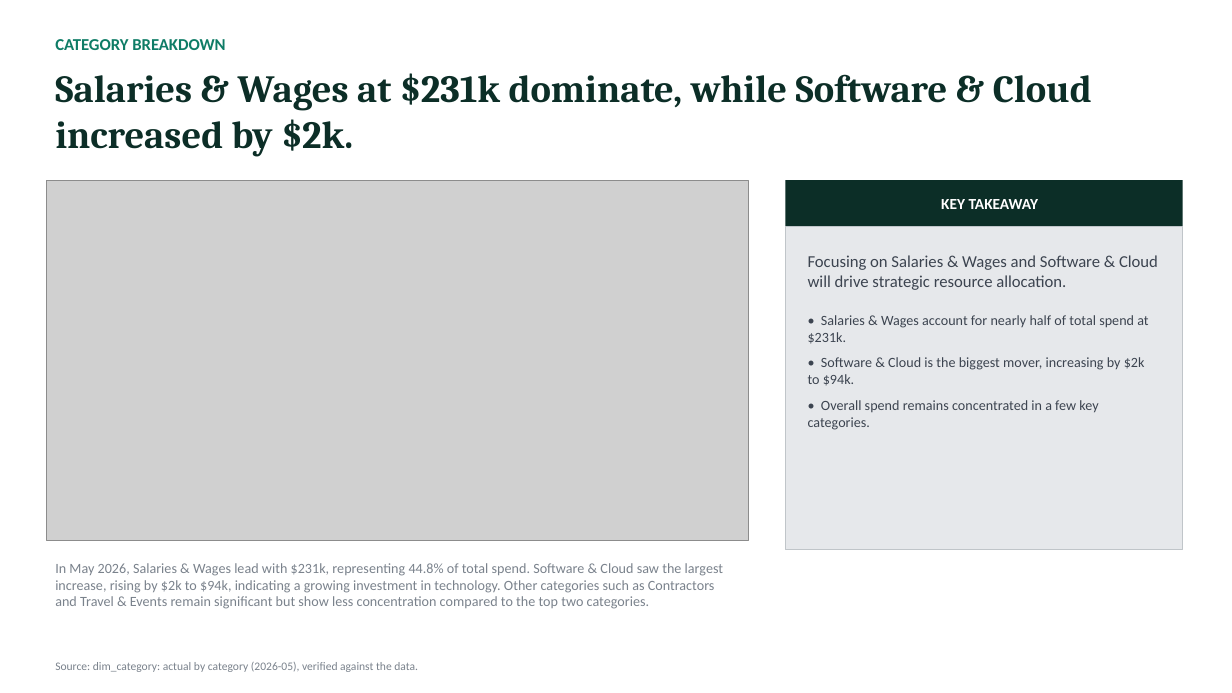
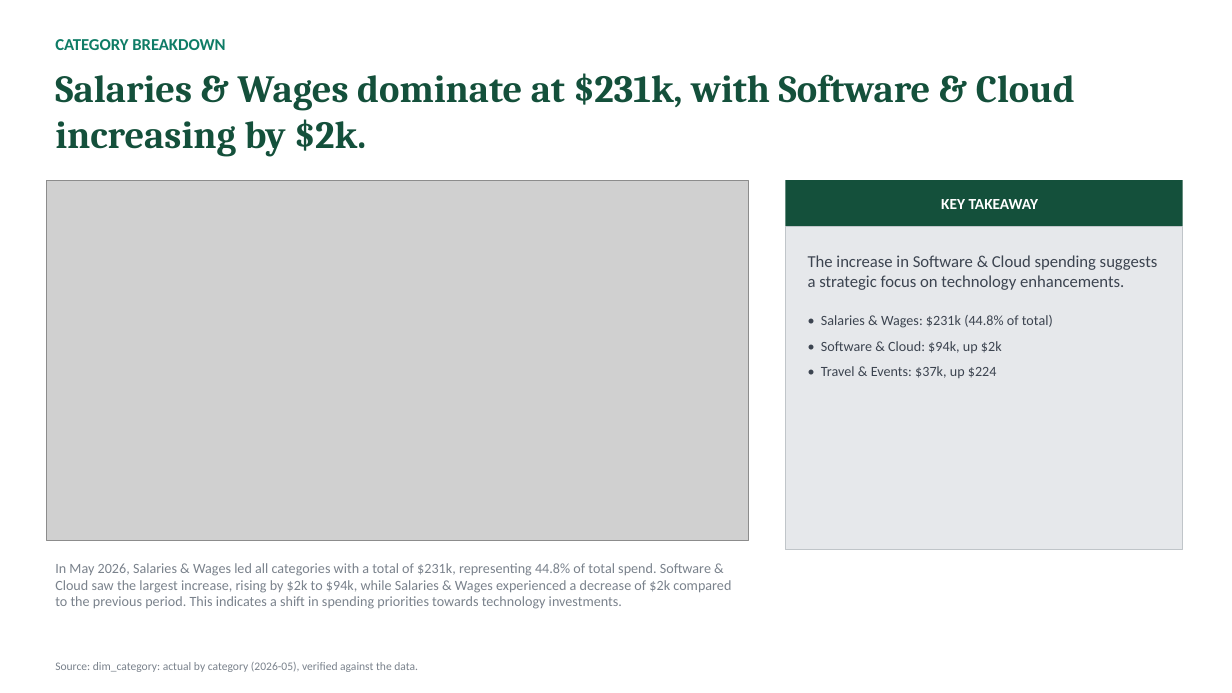
Before and after one commit to AronSarosi/ai-report-generator, a slide deck: slide 5 of app/examples/fpa_budget/report.pptx. Drawn at 1232x693 pixels with LibreOffice and Linux fonts; fonts in the diff are those of the drawing; grey boxes stand for pictures. Boxes give left, top, right and bottom in pixels: in the first picture for what was removed or moved away, otherwise in the second. Text is boxed around its words. In the diff, an @@ line names an element or a change of style, - is before the commit and + after.

```diff
--- a/app/examples/fpa_budget/report.pptx
+++ b/app/examples/fpa_budget/report.pptx
@@ text at <box>55,73,1075,157</box>: text changed; text colour #0C2E27 to #14503B @@
-Salaries & Wages at $231k dominate, while Software & Cloud increased by $2k.
+Salaries & Wages dominate at $231k, with Software & Cloud increasing by $2k.
@@ rectangle "KEY TAKEAWAY" at <box>786,180,1183,226</box>: fill #0C2E27 to #14503B @@
@@ text in rectangle at <box>808,255,1158,378</box>: text changed @@
-Focusing on Salaries & Wages and Software & Cloud will drive strategic resource allocation.
-• Salaries & Wages account for nearly half of total spend at $231k.
-• Software & Cloud is the biggest mover, increasing by $2k to $94k.
-• Overall spend remains concentrated in a few key categories.
+The increase in Software & Cloud spending suggests a strategic focus on technology enhancements.
+• Salaries & Wages: $231k (44.8% of total)
+• Software & Cloud: $94k, up $2k
+• Travel & Events: $37k, up $224
@@ text at <box>55,563,731,609</box>: text changed @@
-In May 2026, Salaries & Wages lead with $231k, representing 44.8% of total spend. Software & Cloud saw the largest increase, rising by $2k to $94k, indicating a growing investment in technology. Other categories such as Contractors and Travel & Events remain significant but show less concentration compared to the top two categories.
+In May 2026, Salaries & Wages led all categories with a total of $231k, representing 44.8% of total spend. Software & Cloud saw the largest increase, rising by $2k to $94k, while Salaries & Wages experienced a decrease of $2k compared to the previous period. This indicates a shift in spending priorities towards technology investments.
```
Also in this commit, not shown: 5 other slides changed, 42 other files.
